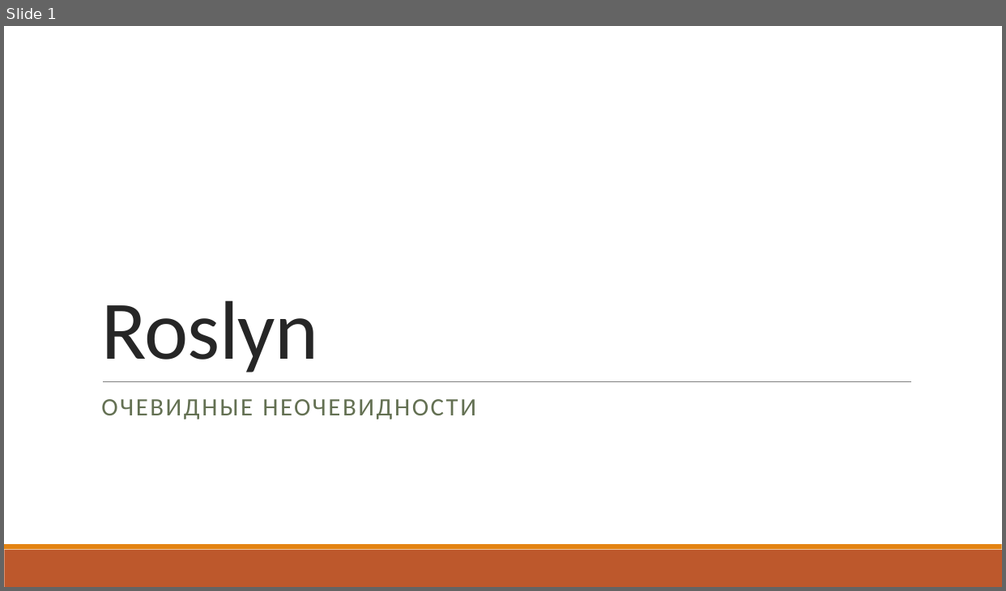
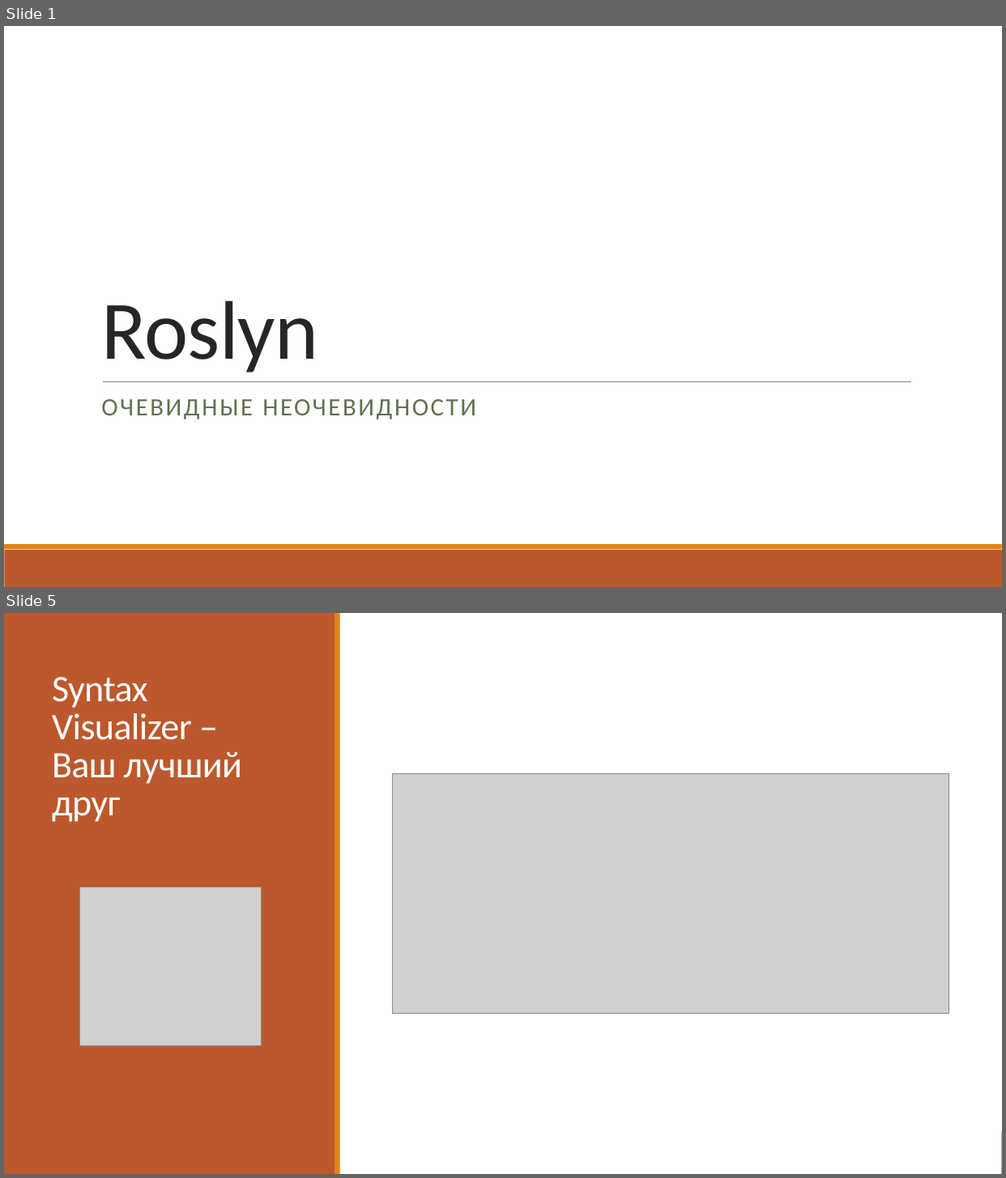
Before and after one commit to kugushev/presentations, a slide deck: P.pptx. Shown one above the other, each under a label of ours: slide 1 before the commit, slides 1 and 5 after it; the slides between them are not shown. The pictures are 1006x591 and 1006x1178 pixels, drawn with LibreOffice and Linux fonts; fonts in the diff are those of the drawing; grey boxes stand for pictures. Boxes give left, top, right and bottom in pixels: in the first picture for what was removed or moved away, otherwise in the second. Text is boxed around its words. In the diff, an @@ line names an element or a change of style, - is before the commit and + after.

```diff
--- a/P.pptx
+++ b/P.pptx
@@ slide 5 added at [4, 613, 1002, 1174], background #FFFFFF; not listed: 2 template elements that a slide beside it also shows @@
@@ rectangle added at [4, 613, 1002, 1174], fill #FFFFFF @@
@@ rectangle added at [4, 613, 335, 1174], fill #BD582C @@
@@ rectangle added at [335, 613, 340, 1174], fill #E48312 @@
@@ title added at [52, 677, 242, 822], 36 pt, text #FFFFFF @@
+Syntax Visualizer – Ваш лучший друг
@@ picture added at [393, 774, 948, 1013] @@
@@ picture added at [80, 887, 262, 1046] @@
```
Also in this commit, not shown: 20 other slides added, 2 slides removed, 12 other files.
